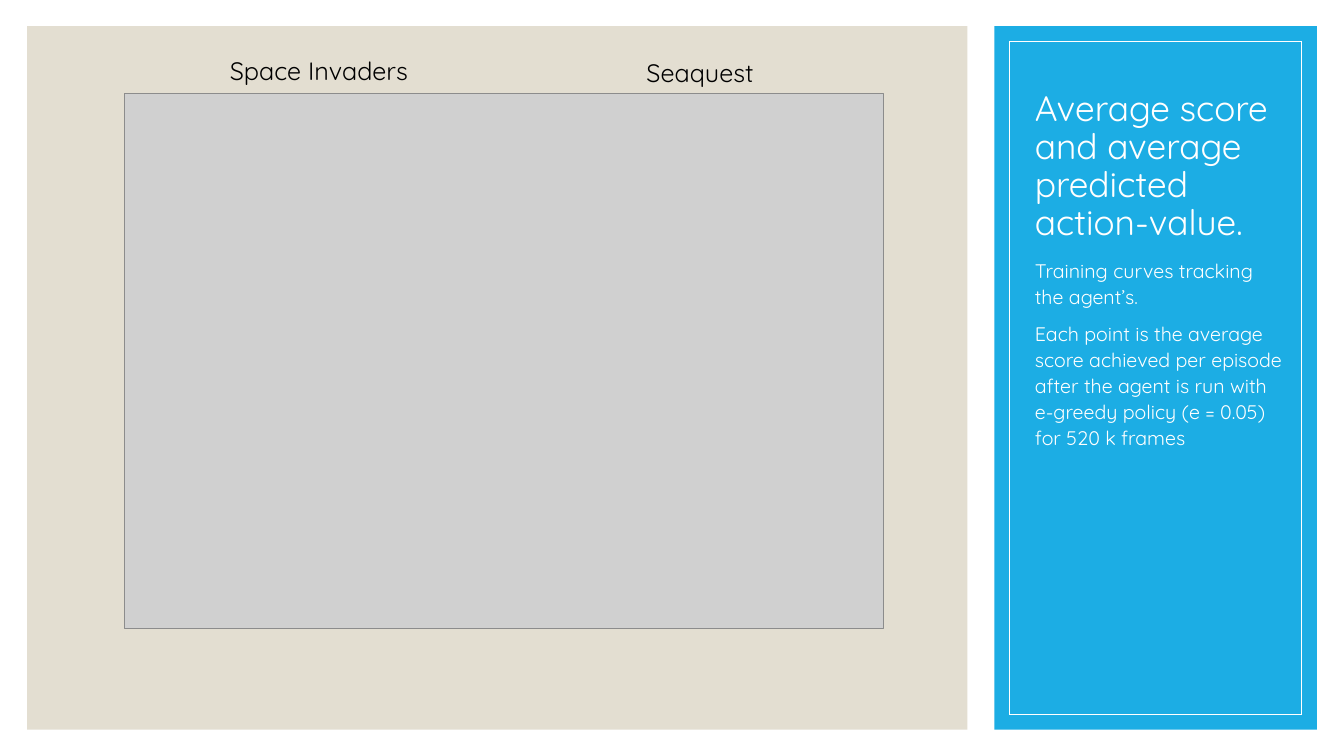
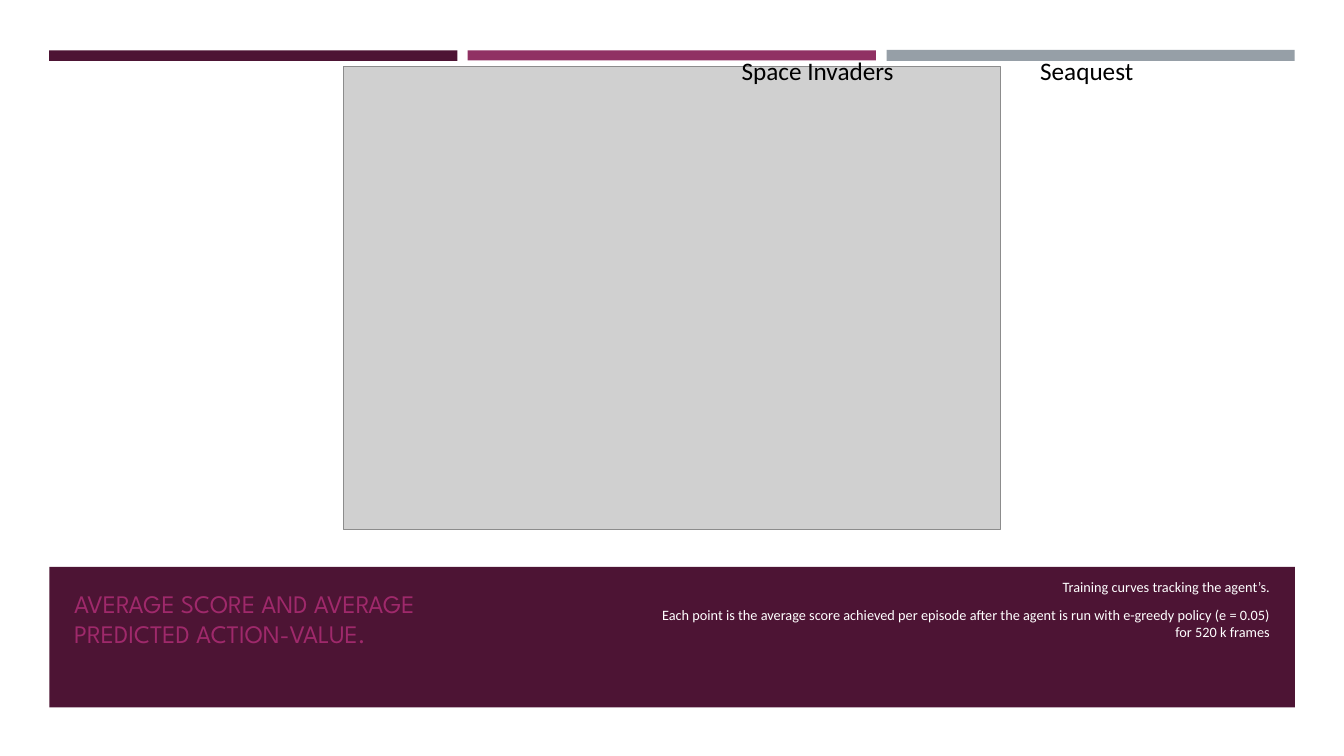
Before and after one commit to Boty22/Global-AI-Bootcamp-DRL, a slide deck: slide 14 of From RL to DRL.pptx (slide 12 before the commit). Drawn at 1344x756 pixels with LibreOffice and Linux fonts; fonts in the diff are those of the drawing; grey boxes stand for pictures. Boxes give left, top, right and bottom in pixels: in the first picture for what was removed or moved away, otherwise in the second. Text is boxed around its words. In the diff, an @@ line names an element or a change of style, - is before the commit and + after.

Commit message:
botcamp ppt design

```diff
--- a/From RL to DRL.pptx
+++ b/From RL to DRL.pptx
@@ rectangle removed at (27,26,968,730) @@
@@ rectangle removed at (994,26,1317,730) @@
@@ rectangle added at (49,50,458,60), fill #4D1434 @@
@@ rectangle added at (468,50,876,60), fill #903163 @@
@@ text "Space Invaders": place and size @@
-text "Space Invaders" at (230,61,408,85)
+text "Space Invaders" at (742,60,893,84)
@@ text "Space Invaders" at (742,60,893,84): font Quicksand to Calibri @@
@@ rectangle added at (886,50,1295,62), fill #969FA7 @@
@@ rectangle removed at (1009,41,1302,715) @@
@@ text "Seaquest" at (1040,60,1133,84): font Quicksand to Calibri @@
@@ text "Seaquest": place and size @@
-text "Seaquest" at (646,64,753,87)
+text "Seaquest" at (1040,60,1133,84)
@@ picture: place and size @@
-picture at (124,94,883,629)
+picture at (344,67,1001,530)
@@ rectangle added at (49,567,1296,707), fill #4D1434 @@
@@ title "AVERAGE SCORE AND AVERAGE PREDICTED ..." at (74,596,415,643): vertical alignment bottom to middle @@
@@ title at (74,596,415,643): text changed; size 25.2 to 18 pt; font Quicksand to League Spartan; text colour #FFFFFF to #9F296B @@
-Average score and average
-predicted action-value.
+AVERAGE SCORE AND AVERAGE
+PREDICTED ACTION-VALUE.
@@ text "Training curves tracking the agent’s.": place and size @@
-text "Training curves tracking the agent’s." at (1035,263,1282,445)
+text "Training curves tracking the agent’s." at (662,582,1270,637)
@@ text "Training curves tracking the agent’s." at (662,582,1270,637): size 14 to 10.2 pt, font Quicksand to Calibri; alignment left to right; line spacing 1.1 to 1; vertical alignment top to middle @@
```
Also in this commit, not shown: 14 other slides changed, 3 slides added, 2 slides removed, 4 other files.
